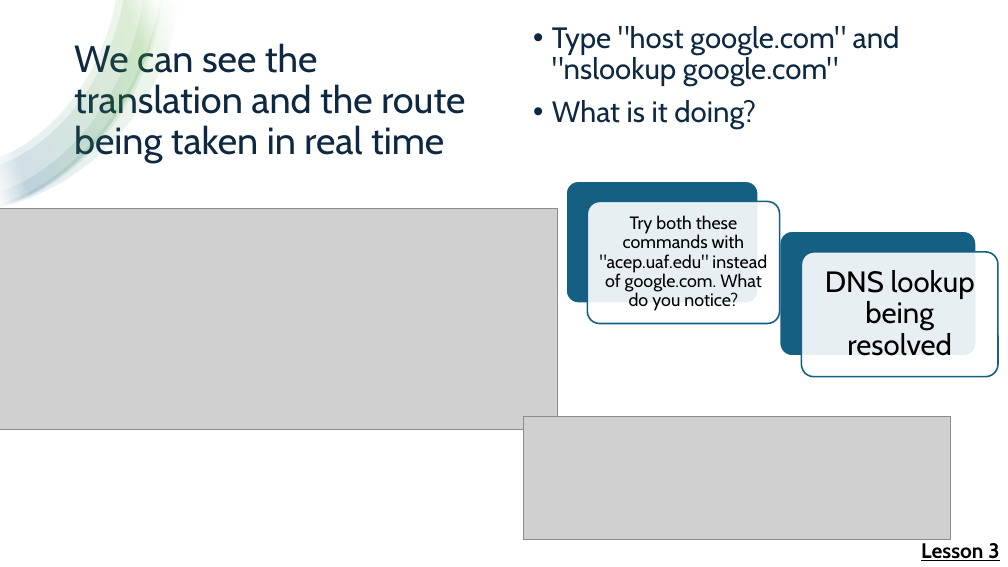
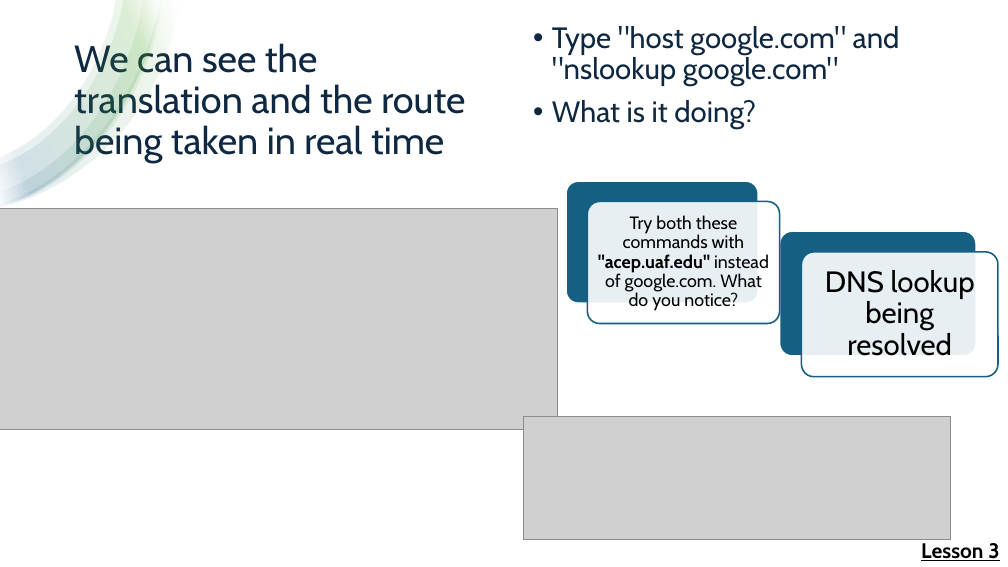
Before and after one commit to cadenkelly-lang/CyberSec-Networking-2026-REU, a slide deck: slide 50 of Module Content, End of Summer Presentation Content/Training Module Slides.pptx (slide 47 before the commit). Drawn at 1008x567 pixels with LibreOffice and Linux fonts; fonts in the diff are those of the drawing; grey boxes stand for pictures. Boxes give left, top, right and bottom in pixels: in the first picture for what was removed or moved away, otherwise in the second. Text is boxed around its words. In the diff, an @@ line names an element or a change of style, - is before the commit and + after.

```diff
--- a/Module Content, End of Summer Presentation Content/Training Module Slides.pptx
+++ b/Module Content, End of Summer Presentation Content/Training Module Slides.pptx
@@ text "Try both these commands with ..." at [598, 215, 769, 311]: bold on in ""acep.uaf.edu"" @@
```
Also in this commit, not shown: 11 other slides changed, 3 slides added, 5 other files.
